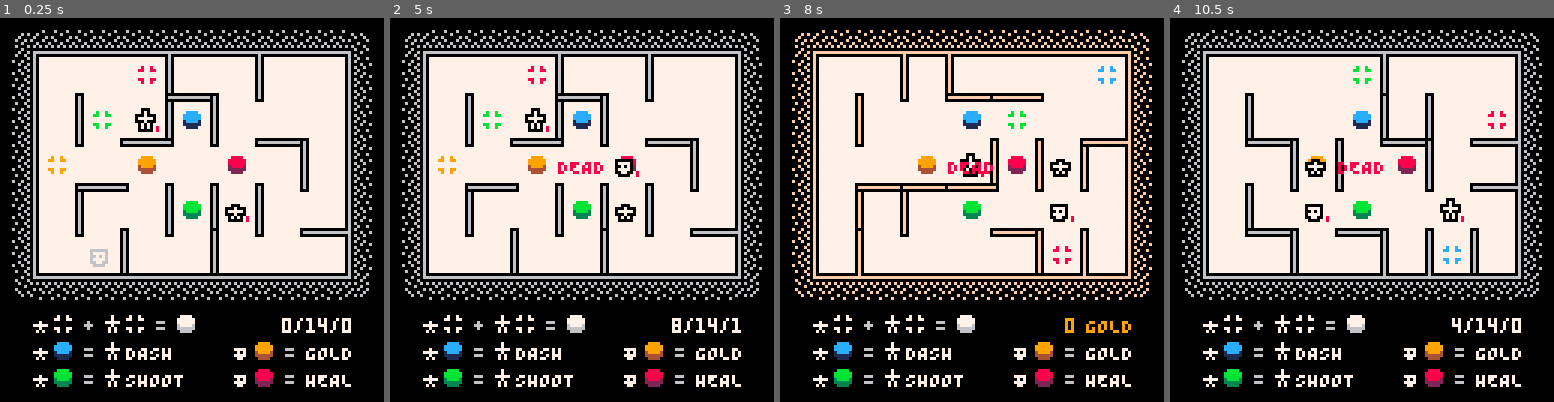
Above: before the commit, frames 1-4 (left to right).
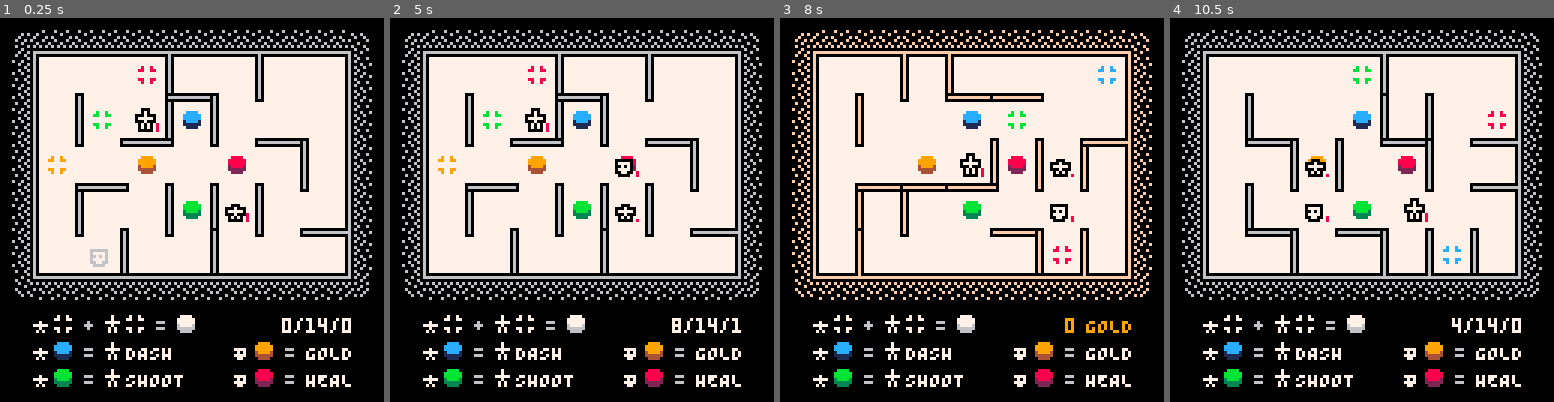
Above: after the commit, the same moments.

Repository: taylordolan/grid-folks
Game: PICO-8 cartridge grid_folks.p8
Two runs of this game, one before a commit and one after it. Both use one fixed random seed, a clock stepped at 60 frames per second and the inputs below.
Inputs:
- Up to frame 1 (0.25 s): no input
- Up to frame 2 (5 s): tap X (X key) at 0.33, 1.07, 1.85, 2.97, 4.08 s; tap O (Z key) at 0.7, 1.7, 2.1, 2.5, 2.9, 3.3, 3.7, 4.1, 4.5, 4.9 s; hold Right 1.6-2.1 s; hold Up 2.15-2.42 s; hold Right 2.47-3.03 s; hold Left 3.08-3.58 s; hold Down 3.63-3.97 s; hold Right 4.02-4.68 s; hold Up from 4.73 s (still down)
- Up to frame 3 (8 s): release Up at 5.03 s; hold Left 5.08-5.68 s; tap X (X key) at 5.2, 6.32, 7.43 s; tap O (Z key) every 0.4 s from 5.3 to 7.7 s; hold Down 5.73-6.03 s; hold Right 6.08-6.58 s; hold Right 6.63-7.13 s; hold Up 7.18-7.45 s; hold Right from 7.5 s (still down)
- Up to frame 4 (10.5 s): release Right at 8.07 s; tap O (Z key) every 0.4 s from 8.1 to 10.1 s; hold Left 8.12-8.62 s; tap X (X key) at 8.55, 9.67 s; hold Down 8.67-9 s; hold Right 9.05-9.72 s; hold Up 9.77-10.07 s; hold Left from 10.12 s (still down)

The runs differ from the first frame. In frame 1, less than 0.1% of the frame differs, in the area x 40-65%, y 27-52%; in frame 2, 0.2%; in frame 3, 0.2%; in frame 4, 0.6%, in the area x 40-77%, y 37-54%.

Commit message:
add charging

Diff:
--- a/grid_folks.p8
+++ b/grid_folks.p8
@@ -15,6 +15,8 @@
 -- [x] replace dash with moving and hitting through walls
 -- [x] move against walls to wait
 -- [x] bring back enemy eggs that can't be attacked. they should not be allowed to deploy next to heroes
+-- [x] charging functionality
+-- [ ] fix heroes walking through heroes
 -- [ ] fix load time on generating walls
 -- [ ] animation for enemy death
 -- [ ] when multiple enemies are present, they should act in random order
@@ -113,6 +115,7 @@
     pad_health = 009,
     pad_score = 010,
     exit = 028,
+    charge = 039,
   }
 
   -- some game state
@@ -750,27 +753,36 @@
 
 function trigger_enemy_buttons(enemy_tile)
 
-  function gain_health()
+  function gain_health(charged)
     for next in all(heroes) do
-      if (next.health < next.max_health) then
+      next.health = next.health + 1
+      if charged then
         next.health = next.health + 1
       end
+      if next.health > next.max_health then
+        next.health = next.max_health
+      end
     end
     sfx(sounds.health, 3)
   end
 
-  function gain_score()
+  function gain_score(charged)
     score += 1
+    if charged then
+      score += 1
+    end
     sfx(sounds.score, 3)
   end
 
   local button = find_type_in_tile("button", enemy_tile)
   if button then
     if button.name == "health" then
-      gain_health()
+      gain_health(button.charged)
+      button.charged = false
     end
     if button.name == "score" then
-      gain_score()
+      gain_score(button.charged)
+      button.charged = false
     end
   end
 end
@@ -847,8 +859,8 @@
 		type = "hero",
     base_sprite = sprites.hero,
     sprite = null,
-    max_health = 2,
-    health = 2,
+    max_health = 3,
+    health = 3,
     -- buttons
     dash = false,
     shoot = false,
@@ -857,13 +869,29 @@
       -- it determines which action should be taken and triggers it.
     act = function(self, direction)
 
+      local ally
+      if heroes[1] == self then
+        ally = heroes[2]
+      else
+        ally = heroes[1]
+      end
+
+      local ally_button = find_type_in_tile("button", {ally.x, ally.y})
+
       local next_tile = {self.x + direction[1], self.y + direction[2]}
 
       function step_or_bump(direction)
         local target_tile = {self.x + direction[1], self.y + direction[2]}
         local enemy = find_type_in_tile("enemy", target_tile)
+        local bonus_damage = 0
         if enemy then
-          hit_enemy(enemy, 1)
+          if ally_button and ally_button.name == "dash" then
+            if ally_button.charged == true then
+              bonus_damage = 1
+              ally_button.charged = false
+            end
+          end
+          hit_enemy(enemy, 1 + bonus_damage)
           set_bump_transition(self, direction, 2, 0)
           set_bump_transition(enemy, direction, 2, 2)
           sfx(sounds.hero_bump, 3)
@@ -956,7 +984,12 @@
         location_exists(next_tile) and
         self.shoot and shoot_target
       then
-        hit_enemy(shoot_target, 1)
+        local bonus_damage = 0
+        if ally_button.charged == true then
+          bonus_damage = 1
+          ally_button.charged = false
+        end
+        hit_enemy(shoot_target, 1 + bonus_damage)
         delay += transition_frames
         sfx(sounds.shoot, 3)
         shot_points = {self.s, shoot_target.s}
@@ -1095,6 +1128,10 @@
     enemy.health -= damage
     if (enemy.health <= 0) then
       has_killed = true
+      local button = find_type_in_tile("button", {enemy.x, enemy.y})
+      if button then
+        button.charged = true
+      end
       del(board[enemy.x][enemy.y], enemy)
       del(enemies, enemy)
     end
@@ -1556,10 +1593,23 @@
     s = {},
     type = "button",
     name = name,
+    charged = false,
     sprite = sprites["button_" ..name],
     hero_sprite = sprites["hero_" ..name],
     draw = function(self)
       spr(self.sprite, self.s[1], self.s[2])
+      if self.charged then
+        if self.name == "dash" then
+          pal(colors.black, colors.navy)
+        elseif self.name == "health" then
+          pal(colors.black, colors.maroon)
+        elseif self.name == "shoot" then
+          pal(colors.black, colors.forest)
+        elseif self.name == "score" then
+          pal(colors.black, colors.brown)
+        end
+        spr(sprites.charge, self.s[1] + 1, self.s[2] - 1)
+      end
     end,
   }
   add(buttons, new_button)
@@ -1583,14 +1633,14 @@
 000000000007000ff07070ff000c000ff0c0c0ff000b000ff0b0b0fff111111ff333333ff222222ff444444f70666607efeeeefe000000000000000000000000
 00000000f07070fff07070fff0c0c0fff0c0c0fff0b0b0fff0b0b0ffff1111ffff3333ffff2222ffff4444ff77600677effffffe000000000000000000000000
 00000000f00000fff00000fff00000fff00000fff00000fff00000ffffffffffffffffffffffffffffffffff77777777eeeeeeee000000000000000000000000
-00000000000070707000700070007000000000000000000007070000000000000000000000000000000000000000000000000000000000000000000000000000
-00000000707000700000000000000000000000000000000007070700000000000000000000000000000000000000000000000000000000000000000000000000
-00000000007000707007070070070700000000000000000007070007000000000000000000000000000000000000000000000000000000000000000000000000
-00000000700070707070007070700070000000000000000007000700000000000000000000000000000000000000000000000000000000000000000000000000
-00000000000070700000000000000000000000000000000007070000000000000000000000000000000000000000000000000000000000000000000000000000
-00000000707000707707770777077707000000000000000007070700000000000000000000000000000000000000000000000000000000000000000000000000
-00000000007000700000000000000000000000000000000007070007000000000000000000000000000000000000000000000000000000000000000000000000
-00000000700070707777777777777777000000000000000007000700000000000000000000000000000000000000000000000000000000000000000000000000
+00000000000070707000700070007000000000000000000007070000ffffff0f0000000000000000000000000000000000000000000000000000000000000000
+00000000707000700000000000000000000000000000000007070700fffff0000000000000000000000000000000000000000000000000000000000000000000
+00000000007000707007070070070700000000000000000007070007ffffff0f0000000000000000000000000000000000000000000000000000000000000000
+00000000700070707070007070700070000000000000000007000700ffffffff0000000000000000000000000000000000000000000000000000000000000000
+00000000000070700000000000000000000000000000000007070000ffffffff0000000000000000000000000000000000000000000000000000000000000000
+00000000707000707707770777077707000000000000000007070700ffffffff0000000000000000000000000000000000000000000000000000000000000000
+00000000007000700000000000000000000000000000000007070007ffffffff0000000000000000000000000000000000000000000000000000000000000000
+00000000700070707777777777777777000000000000000007000700ffffffff0000000000000000000000000000000000000000000000000000000000000000
 00000000007000700006060000600060000006070000007007070000070000000007070000060060000000000000000000000000000000000000000000000000
 00000000700000700060000660000000600600070070007707070700770700000000007000600600000000000000000000000000000000000000000000000000
 00000000007070700600606000060600006006077000700007000007000707007070700706000006000000000000000000000000000000000000000000000000
